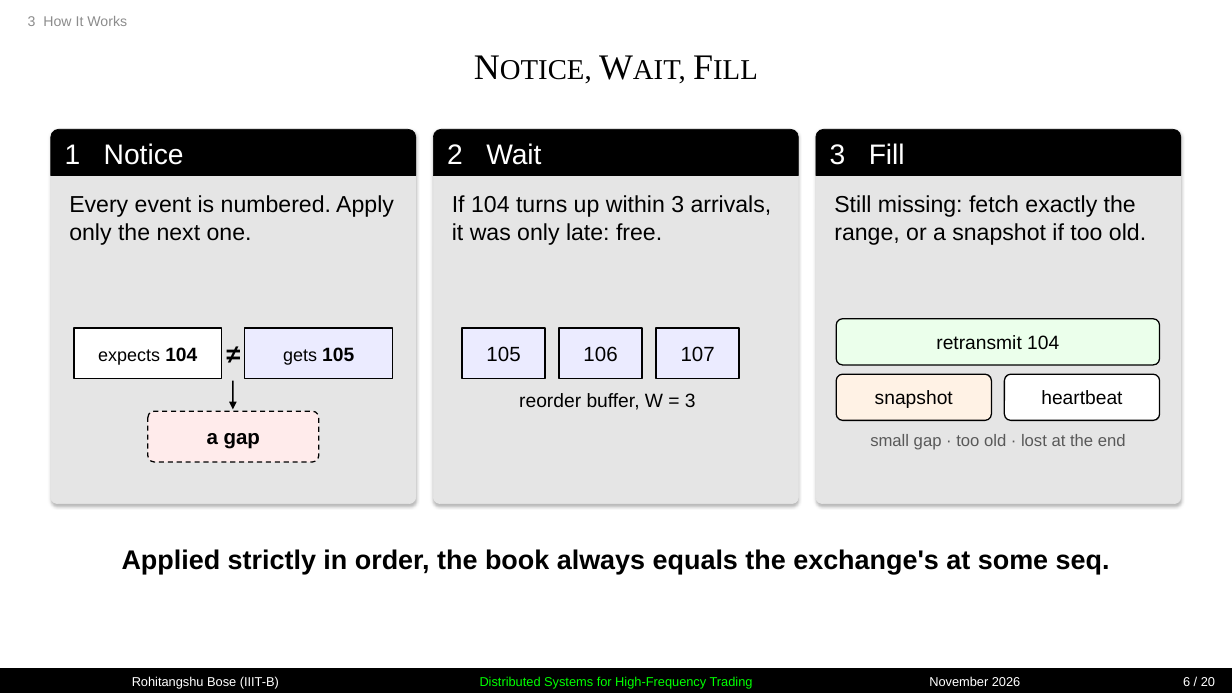
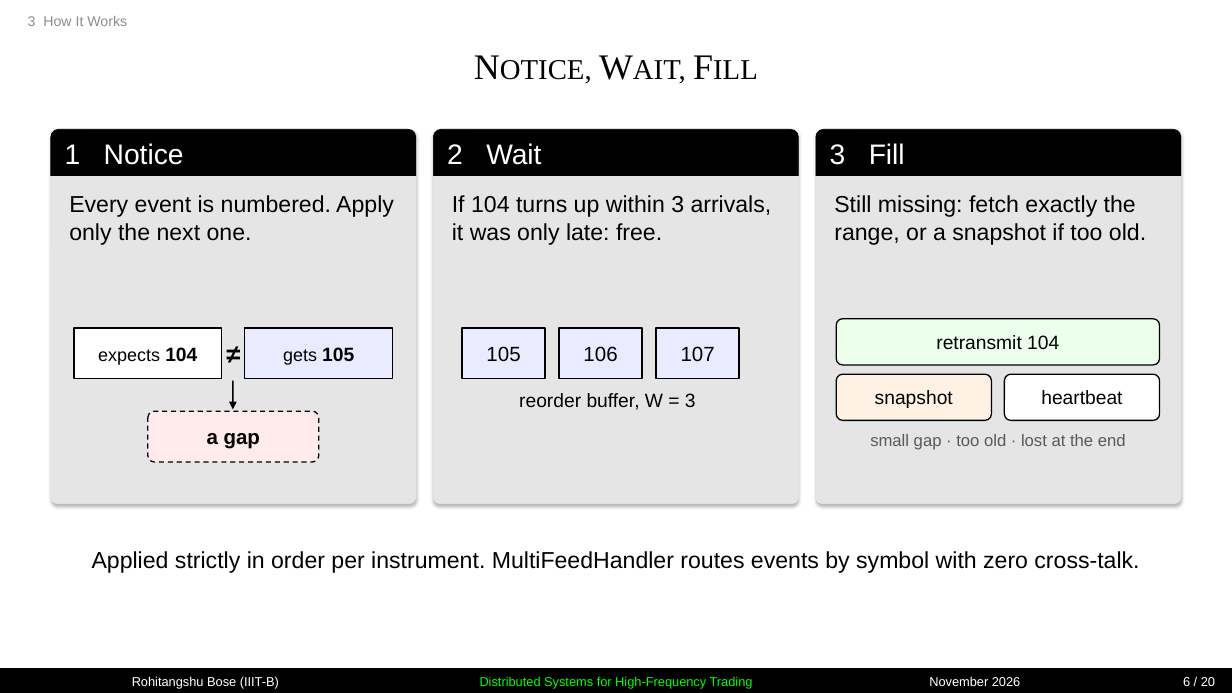
Before and after one commit to Rohitangshu2026/market-data-feed-handler, a slide deck: slide 6 of docs/feed-handler-deck.pptx. Drawn at 1232x693 pixels with LibreOffice and Linux fonts; fonts in the diff are those of the drawing. Boxes give left, top, right and bottom in pixels: in the first picture for what was removed or moved away, otherwise in the second. Text is boxed around its words. In the diff, an @@ line names an element or a change of style, - is before the commit and + after.

Commit message:
docs: update PowerPoint presentation deck with multi-instrument architecture
- Update slide count: exactly 20 slides under 7 outlines matching clean style
- Integrate Multi-Instrument partitioning architecture and flow (MultiExchange,
  MultiFeedHandler, MultiLossyLink)
- Update test suite metrics: 121 automated tests, 16/16 mutants caught, ASan clean
- Add 'feed_demo multi' to failure cases & live demo table
- Emphasize enterprise value drivers, reproducible seed replay and GPL-3.0 license

```diff
--- a/docs/feed-handler-deck.pptx
+++ b/docs/feed-handler-deck.pptx
@@ text at (x1=92, y1=551, x2=1139, y2=573): text changed; size 21 to 18 pt; bold off @@
-Applied strictly in order, the book always equals the exchange's at some seq.
+Applied strictly in order per instrument. MultiFeedHandler routes events by symbol with zero cross-talk.
```
Also in this commit, not shown: 9 other slides changed, 1 other file.
